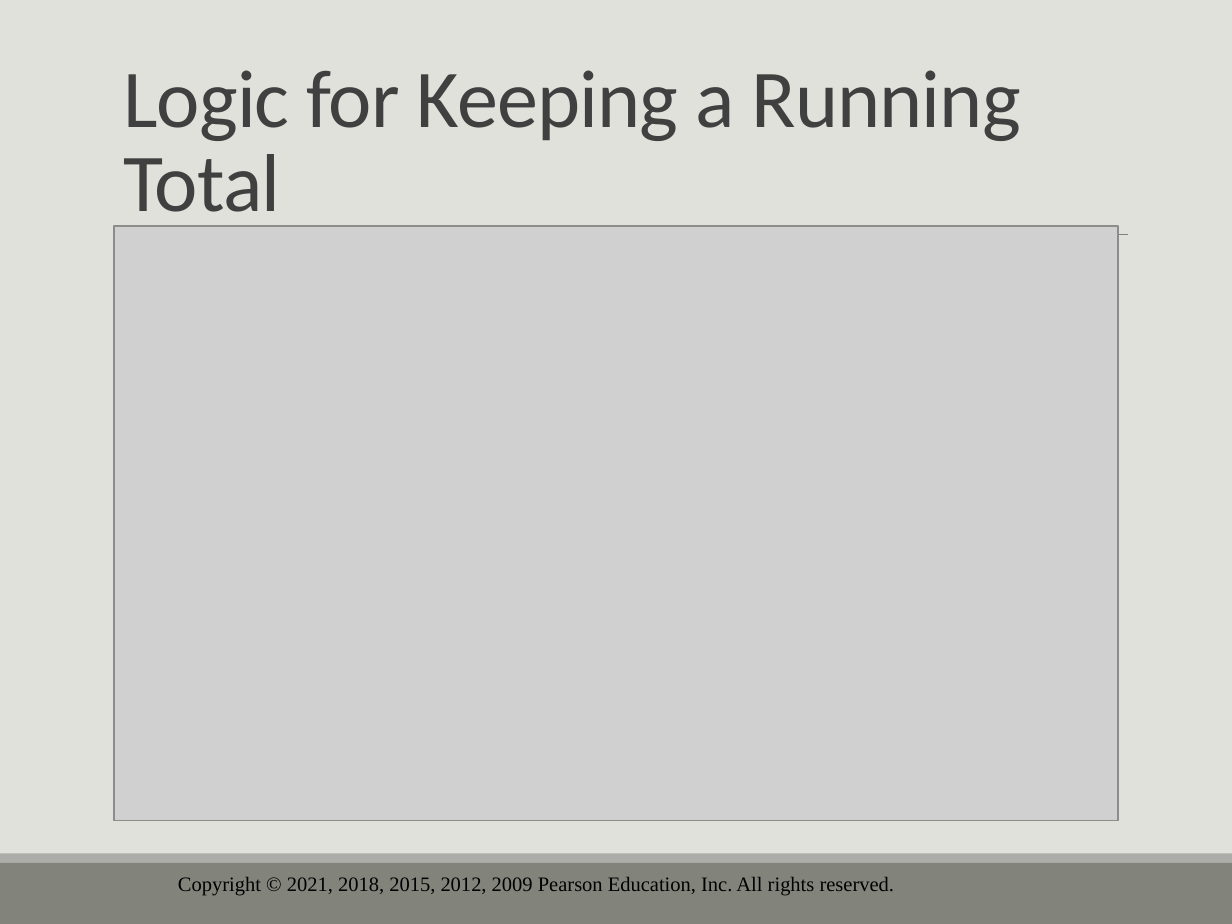
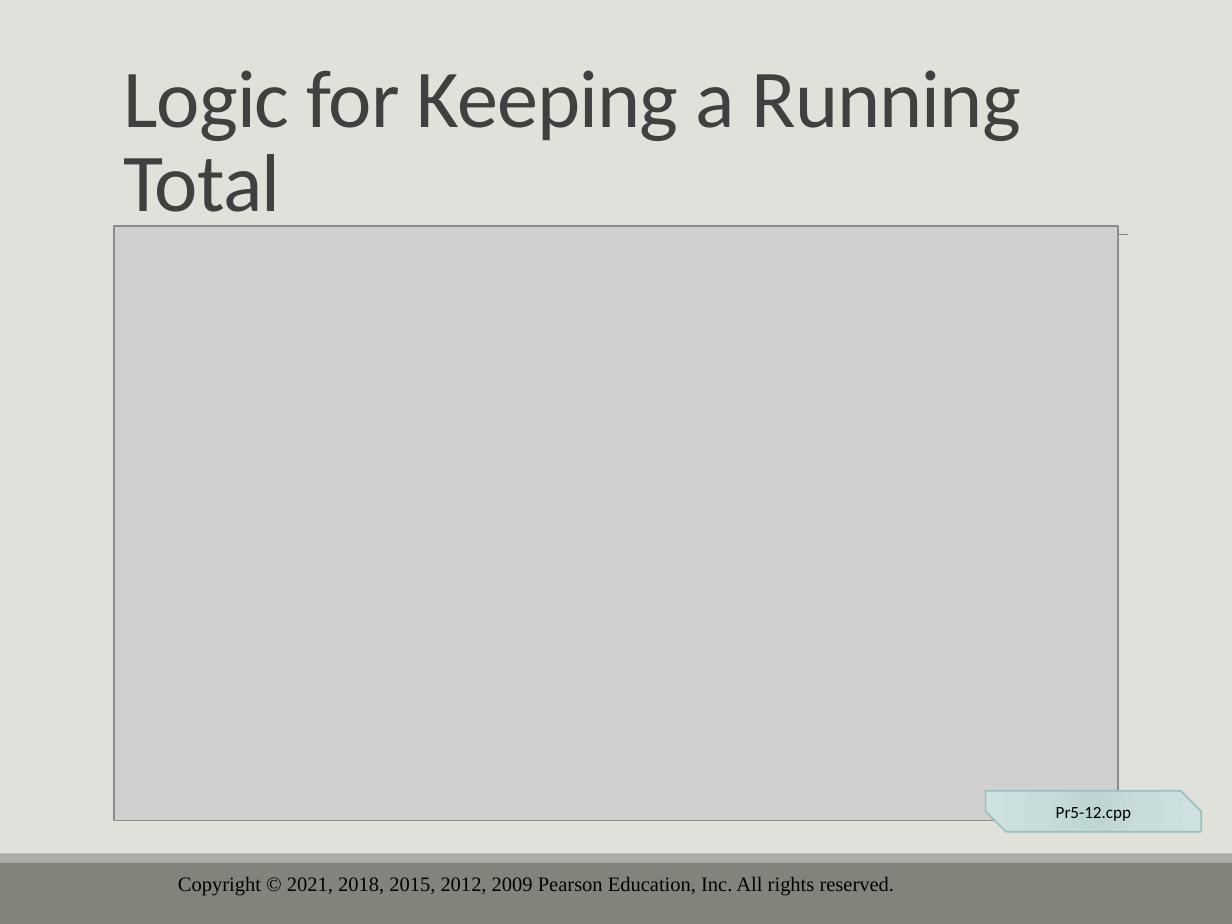
Before and after one commit to drolsonmi/eng1400, a slide deck: slide 38 of 1400_05_Loops and Files.pptx (slide 45 before the commit). Drawn at 1232x924 pixels with LibreOffice and Linux fonts; fonts in the diff are those of the drawing; grey boxes stand for pictures; background and template pictures are left out. Boxes give left, top, right and bottom in pixels: in the first picture for what was removed or moved away, otherwise in the second. Text is boxed around its words. In the diff, an @@ line names an element or a change of style, - is before the commit and + after.

```diff
--- a/1400_05_Loops and Files.pptx
+++ b/1400_05_Loops and Files.pptx
@@ snip diag rect added at [986,791,1201,832], fill gradient #BDD3D2 to #C9DCDC to #CEE2E1, outline #9DBFBE 1 pt, 10 pt, text #000000 @@
+Pr5-12.cpp
```
Also in this commit, not shown: 15 other slides changed, 9 slides removed, 3 other files.
